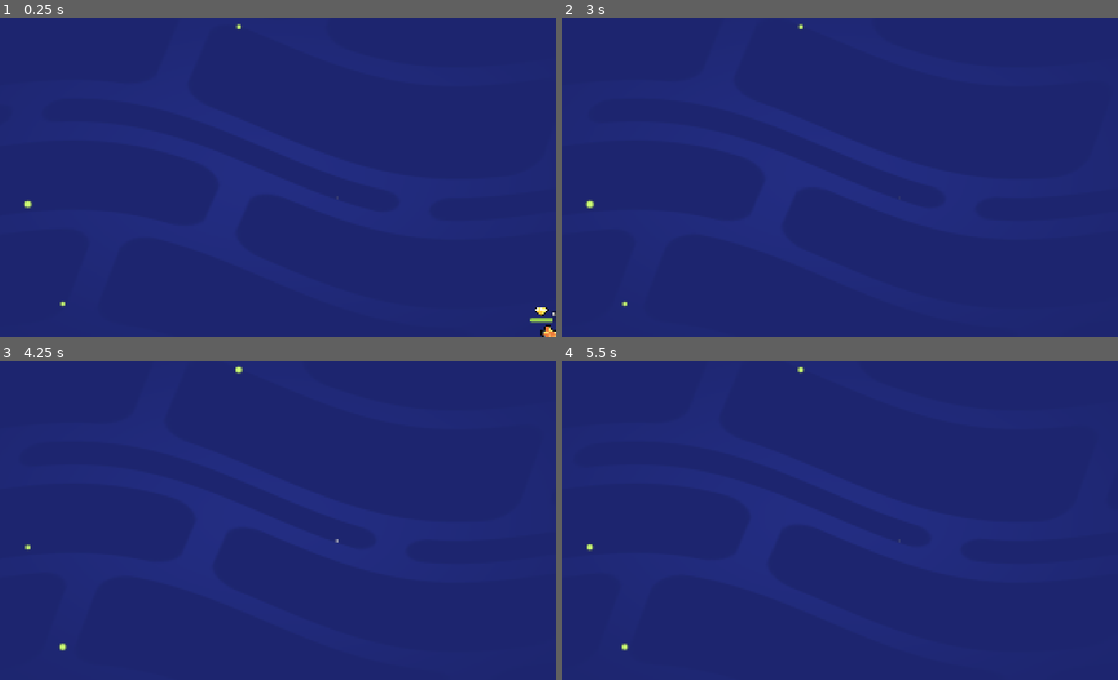
Above: before the commit, frames 1-4 (two rows, left to right).
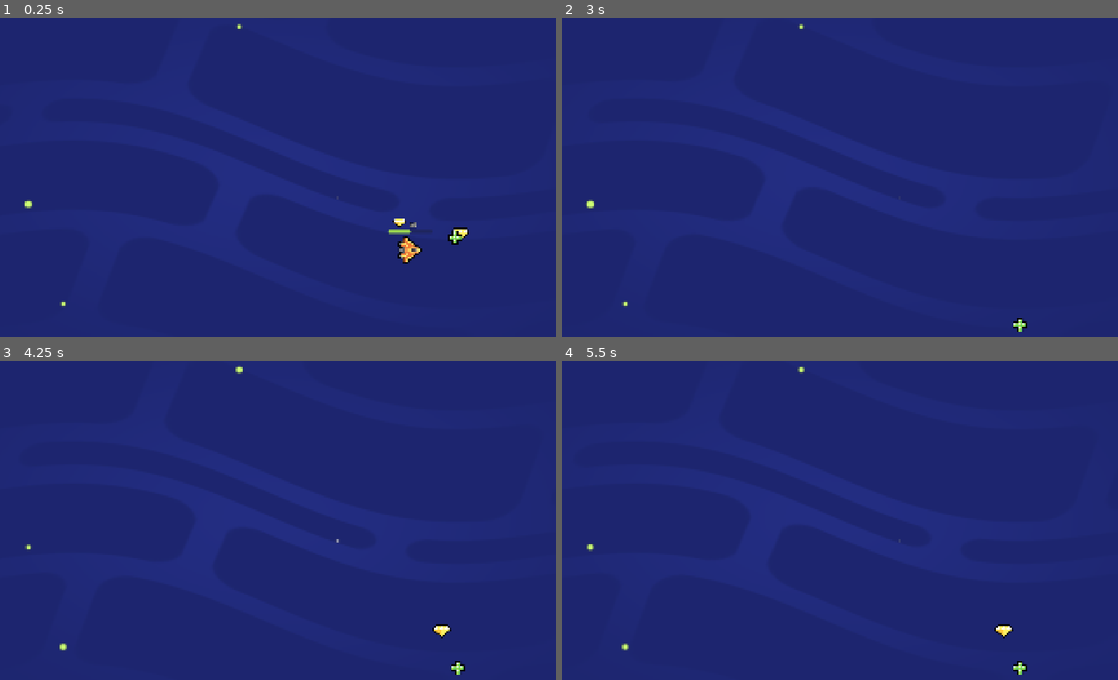
Above: after the commit, the same moments.

Repository: Ivis2225/MO5-Loot-ALL
Game: Godot game, scene res://lessons/space_level.tscn
Same seed, same stepped clock (60 frames per second), same inputs: the game is played once before the commit and once after it.
Inputs (mouse positions are in pixels of both pictures, inside the frame that each line leads up to):
- Up to frame 1 (0.25 s): no input
- Up to frame 2 (3 s): tap Enter at 0.5, 2.75 s; move the mouse to (956, 158) at 0.52 s; hold D (move_right) 0.53-1.25 s; tap Z at 0.6, 2.1 s; click (956, 158) at 0.67 s; tap Space at 0.77, 2 s; drag from (712, 190) to (795, 238) at 1.27 s; move the mouse to (884, 100) at 2.02 s; hold D (move_right) 2.03-2.75 s; drag from (795, 238) to (650, 123) at 2.77 s
- Up to frame 3 (4.25 s): tap Space at 3.5, 3.77 s; move the mouse to (439, 565) at 3.52 s; hold A (move_left) from 3.53 s (still down); tap Z at 3.6 s
- Up to frame 4 (5.5 s): release A (move_left) at 4.25 s; tap Enter at 4.25 s; drag from (650, 466) to (739, 434) at 4.27 s; tap Space at 5 s; move the mouse to (856, 517) at 5.02 s; hold S (move_down) from 5.03 s (still down); tap Z at 5.1 s; click (856, 517) at 5.17 s

The runs differ from the first frame. In frame 1, 0.8% of the frame differs, in the area x 5-100%, y 2-100%; in frame 2, less than 0.1%; in frame 3, 0.2%; in frame 4, 0.2%.
Error before the commit: Parse Error: Could not find type "ec" in the current scope. (res://lessons/random_item_placer.gd:16)
Error after the commit: Invalid access to property or key 'list' on a base object of type 'null instance'. (res://addons/gdpractice/db/db.gd:37)

Commit message:
m5-L8-completed
m5-L8-completed

Diff:
--- a/lessons/gem.tscn
+++ b/lessons/gem.tscn
@@ -7,6 +7,7 @@
 radius = 27.66
 
 [node name="Gem" type="Area2D" groups=["gem"]]
+collision_layer = 2
 script = ExtResource("1_ulrl0")
 
 [node name="Sprite2D" type="Sprite2D" parent="."]
--- a/lessons/health_pack.tscn
+++ b/lessons/health_pack.tscn
@@ -7,6 +7,7 @@
 radius = 27.66
 
 [node name="HeakthPack" type="Area2D" groups=["healing_item"]]
+collision_layer = 2
 script = ExtResource("1_ht84s")
 
 [node name="Sprite2D" type="Sprite2D" parent="."]
--- a/lessons/random_item_placer.gd
+++ b/lessons/random_item_placer.gd
@@ -13,7 +13,7 @@
 	var item_instance := random_item_scene.instantiate()
 	add_child(item_instance)
 	var viewport_size := get_viewport_rect().size
-	var random_position :ec= Vtor2(0.0, 0.0)
+	var random_position := Vector2(0.0, 0.0)
 	random_position.x = randf_range(0.0, viewport_size.x)
 	random_position.y =randf_range(0.0, viewport_size.y)
 	item_instance.position = random_position
--- a/lessons/ship.tscn
+++ b/lessons/ship.tscn
@@ -22,6 +22,7 @@
 outline_color = Color(0, 0, 0, 1)
 
 [node name="Ship" type="Area2D"]
+collision_mask = 2
 script = ExtResource("4_p1sls")
 
 [node name="Sprite2D" type="Sprite2D" parent="."]
--- a/lessons/space_level.tscn
+++ b/lessons/space_level.tscn
@@ -1,14 +1,23 @@
-[gd_scene load_steps=4 format=3 uid="uid://btkjymc78ap8d"]
+[gd_scene load_steps=6 format=3 uid="uid://btkjymc78ap8d"]
 
 [ext_resource type="PackedScene" uid="uid://dmv50krf4bo5r" path="res://lessons/ship.tscn" id="2_2j1u5"]
 [ext_resource type="PackedScene" uid="uid://bxfevggvxo634" path="res://assets/background/space_background.tscn" id="3_e6xy1"]
 [ext_resource type="PackedScene" uid="uid://b1yl6aosq3kty" path="res://random_item_placer.tscn" id="3_etm7e"]
+[ext_resource type="PackedScene" uid="uid://4clsvdvuyocx" path="res://lessons/gem.tscn" id="4_dru4e"]
+[ext_resource type="PackedScene" uid="uid://o1ca06m0k4bk" path="res://lessons/health_pack.tscn" id="5_kd2gs"]
 
 [node name="Level" type="Node2D"]
 
 [node name="SpaceBackground" parent="." instance=ExtResource("3_e6xy1")]
 
 [node name="Ship" parent="." instance=ExtResource("2_2j1u5")]
-position = Vector2(946, 546)
+position = Vector2(476, 253)
 
 [node name="RandomItemPlacer" parent="." instance=ExtResource("3_etm7e")]
+position = Vector2(-1, 0)
+
+[node name="Gem" parent="." instance=ExtResource("4_dru4e")]
+position = Vector2(643, 200)
+
+[node name="HeakthPack" parent="." instance=ExtResource("5_kd2gs")]
+position = Vector2(626, 212)
--- a/project.godot
+++ b/project.godot
@@ -18,7 +18,6 @@
 [autoload]
 
 UITestPanel="*res://addons/gdpractice/tester/ui_test_panel.tscn"
-Metadata="*res://addons/gdpractice/practice_solutions/metadata.gd"
 
 [display]
 
